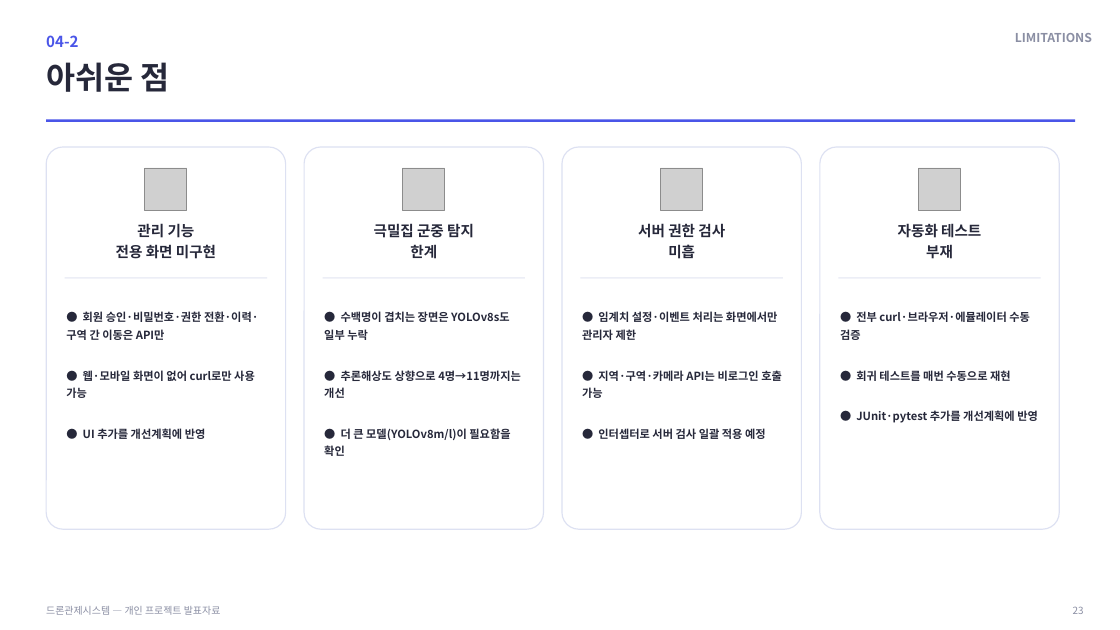
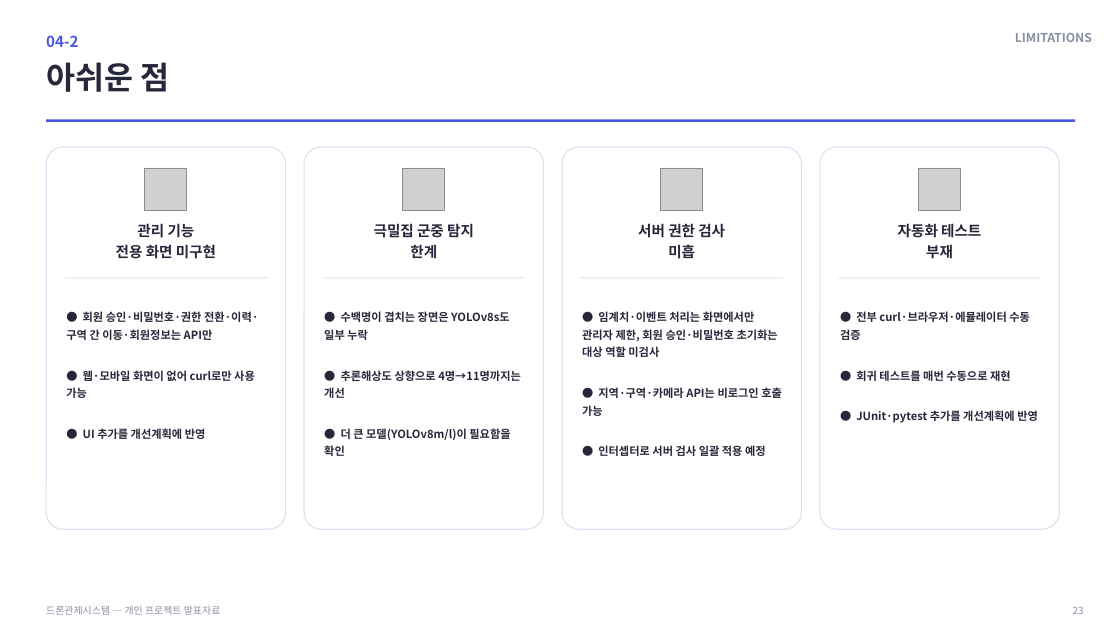
Before and after one commit to rlaeoaud7018/DroneControllSystemApp, a slide deck: slide 23 of 발표자료6.pptx. Drawn at 1120x630 pixels with LibreOffice and Linux fonts; fonts in the diff are those of the drawing; grey boxes stand for pictures; background and template pictures are left out. Boxes give left, top, right and bottom in pixels: in the first picture for what was removed or moved away, otherwise in the second. Text is boxed around its words. In the diff, an @@ line names an element or a change of style, - is before the commit and + after.

```diff
--- a/발표자료6.pptx
+++ b/발표자료6.pptx
@@ text at <box>66,311,258,340</box>: text changed @@
-● 회원 승인·비밀번호·권한 전환·이력·구역 간 이동은 API만
+● 회원 승인·비밀번호·권한 전환·이력·구역 간 이동·회원정보는 API만
@@ text at <box>582,311,778,357</box>: text changed @@
-● 임계치 설정·이벤트 처리는 화면에서만 관리자 제한
+● 임계치·이벤트 처리는 화면에서만 관리자 제한, 회원 승인·비밀번호 초기화는 대상 역할 미검사
```
Also in this commit, not shown: 8 other slides changed, 8 other files.
